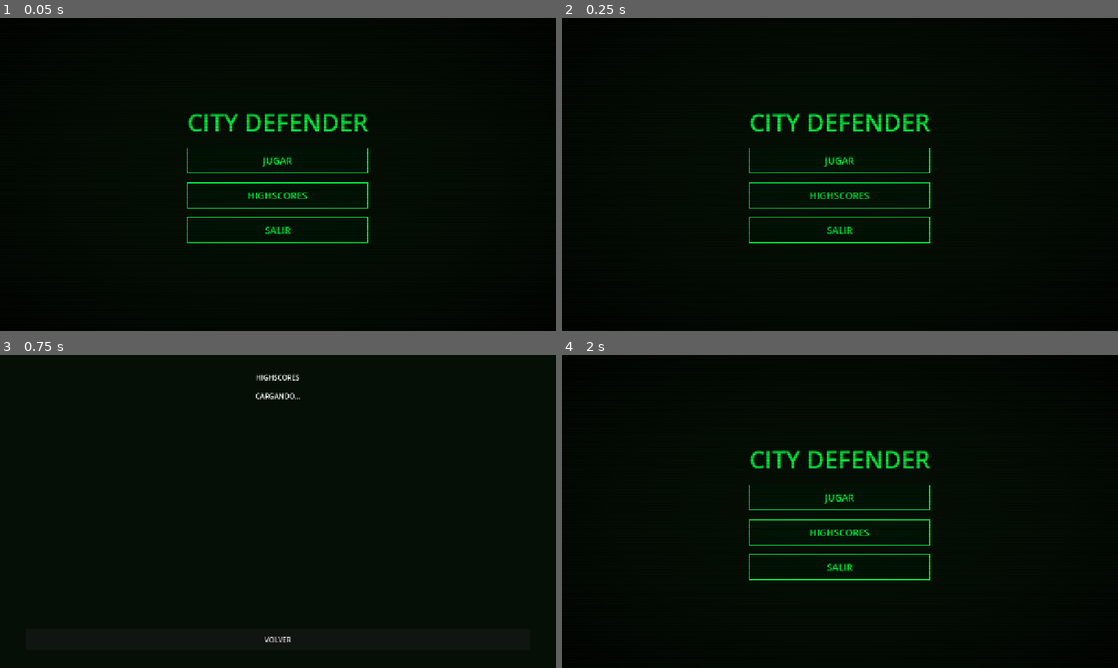
Above: before the commit, frames 1-4 (two rows, left to right).
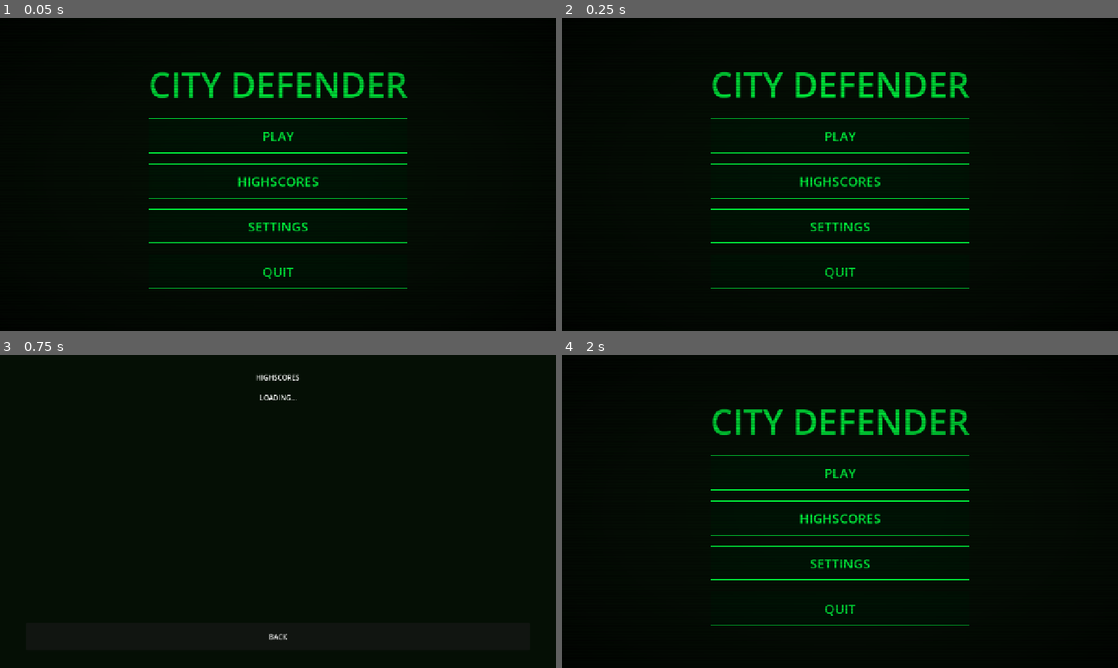
Above: after the commit, the same moments.

Repository: vpedrosa/programacion-dispositivos-moviles
Game: Godot game, scene res://scenes/screens/main_menu/main_menu.tscn
The game is run twice, just before and just after one commit, with the same random seed, the same clock (stepped at 60 frames per second) and the same inputs.
Inputs:
- Up to frame 1 (0.05 s): no input
- Up to frame 2 (0.25 s): no input
- Up to frame 3 (0.75 s): click "HIGHSCORES" at 0.5 s
- Up to frame 4 (2 s): click "VOLVER" (after the commit: "BACK") at 1.25 s

The runs differ from the first frame. In frame 1, 4.7% of the frame differs, in the area x 26-74%, y 17-87%; in frame 2, 4.7%; in frame 3, 0.2%; in frame 4, 4.8%.
Error in both runs: Invalid assignment of property or key 'visible' with value of type 'bool' on a base object of type 'null instance'. (res://scenes/screens/highscores/highscores…

Commit message:
feat #183 #184 #185: i18n ES/EN, pantalla de ajustes y UI más grande
- SettingsManager autoload: traducciones ES/EN registradas en código, detección automática
  del idioma del sistema, persistencia en user://settings.cfg, toggle de sonido (mute Master)
- Pantalla de Ajustes: selector de idioma (ESPAÑOL/ENGLISH), sonido ON/OFF con highlight
  del estado actual, botón volver; accesible desde el menú principal
- Localización completa: menú, HUD, Game Over, Highscores, Tienda y power-ups usan tr()
  y claves de traducción en las escenas para auto-translate al cambiar idioma
- UI más grande: Labels 24→32 px, Buttons 22→30 px (FalloutStyle), título menú 80 px,
  botones del menú 80 px de alto, barras de ciudad 36 px de alto, top-bar HUD 72 px

Diff:
--- a/city-defender/game/city-defender/autoloads/fallout_style.gd
+++ b/city-defender/game/city-defender/autoloads/fallout_style.gd
@@ -40,7 +40,7 @@
 
 func _style_label(label: Label) -> void:
 	label.add_theme_color_override("font_color", PHOSPHOR)
-	label.add_theme_font_size_override("font_size", 24)
+	label.add_theme_font_size_override("font_size", 32)
 	label.uppercase = true
 	if _font:
 		label.add_theme_font_override("font", _font)
@@ -50,7 +50,7 @@
 	btn.add_theme_color_override("font_color", PHOSPHOR)
 	btn.add_theme_color_override("font_hover_color", PHOSPHOR_BRIGHT)
 	btn.add_theme_color_override("font_pressed_color", PHOSPHOR_DIM)
-	btn.add_theme_font_size_override("font_size", 22)
+	btn.add_theme_font_size_override("font_size", 30)
 	if _font:
 		btn.add_theme_font_override("font", _font)
 
--- /dev/null
+++ b/city-defender/game/city-defender/autoloads/settings_manager.gd
@@ -0,0 +1,183 @@
+## SettingsManager — autoload que gestiona idioma y sonido.
+## Se carga antes que cualquier escena para que las traducciones estén disponibles.
+extends Node
+
+const CONFIG_PATH := "user://settings.cfg"
+const SUPPORTED_LOCALES: Array[String] = ["es", "en"]
+
+var _language: String = "es"
+var _sound_enabled: bool = true
+
+
+func _ready() -> void:
+	_register_translations()
+	_load()
+	_apply_language()
+	_apply_sound()
+
+
+# ── API pública ────────────────────────────────────────────────────────────────
+
+func set_language(locale: String) -> void:
+	if locale in SUPPORTED_LOCALES:
+		_language = locale
+		_apply_language()
+		_save()
+
+
+func set_sound(enabled: bool) -> void:
+	_sound_enabled = enabled
+	_apply_sound()
+	_save()
+
+
+func get_language() -> String:
+	return _language
+
+
+func is_sound_enabled() -> bool:
+	return _sound_enabled
+
+
+# ── Aplicar ajustes ────────────────────────────────────────────────────────────
+
+func _apply_language() -> void:
+	TranslationServer.set_locale(_language)
+
+
+func _apply_sound() -> void:
+	var idx := AudioServer.get_bus_index("Master")
+	AudioServer.set_bus_mute(idx, not _sound_enabled)
+
+
+# ── Persistencia ───────────────────────────────────────────────────────────────
+
+func _load() -> void:
+	var cfg := ConfigFile.new()
+	if cfg.load(CONFIG_PATH) == OK:
+		_language = cfg.get_value("settings", "language", _detect_language())
+		_sound_enabled = cfg.get_value("settings", "sound", true)
+	else:
+		_language = _detect_language()
+
+
+func _save() -> void:
+	var cfg := ConfigFile.new()
+	cfg.set_value("settings", "language", _language)
+	cfg.set_value("settings", "sound", _sound_enabled)
+	cfg.save(CONFIG_PATH)
+
+
+func _detect_language() -> String:
+	var locale := OS.get_locale_language()
+	return locale if locale in SUPPORTED_LOCALES else "en"
+
+
+# ── Traducciones ───────────────────────────────────────────────────────────────
+
+func _register_translations() -> void:
+	TranslationServer.add_translation(_make_translation("es", {
+		# Menú principal
+		"MENU_PLAY":        "JUGAR",
+		"MENU_HIGHSCORES":  "PUNTUACIONES",
+		"MENU_QUIT":        "SALIR",
+		"MENU_SETTINGS":    "AJUSTES",
+		# HUD
+		"HUD_SCORE":        "PUNTOS: ",
+		"HUD_SHOP":         "TIENDA",
+		"HUD_EMP":          "EMP",
+		# Game Over
+		"GO_TITLE":         "GAME OVER",
+		"GO_TOPTEN":        "TOP 10 - ESCRIBE TU NOMBRE",
+		"GO_SUBMIT":        "ENVIAR",
+		"GO_RETRY":         "REINTENTAR",
+		"GO_MENU":          "MENU",
+		# Highscores
+		"HS_TITLE":         "PUNTUACIONES",
+		"HS_LOADING":       "CARGANDO...",
+		"HS_EMPTY":         "SIN PUNTUACIONES REGISTRADAS",
+		"HS_BACK":          "VOLVER",
+		# Tienda
+		"SHOP_TITLE":       "TIENDA",
+		"SHOP_CLOSE":       "CERRAR",
+		"SHOP_BUY":         "COMPRAR",
+		# Ajustes
+		"SETTINGS_TITLE":      "AJUSTES",
+		"SETTINGS_LANGUAGE":   "IDIOMA",
+		"SETTINGS_SOUND":      "SONIDO",
+		"SETTINGS_SOUND_ON":   "ACTIVADO",
+		"SETTINGS_SOUND_OFF":  "DESACTIVADO",
+		"SETTINGS_BACK":       "VOLVER",
+		# Power-ups
+		"PU_REPAIR_NAME":    "Reparar ciudad",
+		"PU_REPAIR_DESC":    "Restaura vida a una ciudad danada",
+		"PU_REBUILD_NAME":   "Reconstruir ciudad",
+		"PU_REBUILD_DESC":   "Revive ciudad destruida con HP minimo",
+		"PU_SHIELD_NAME":    "Escudo temporal",
+		"PU_SHIELD_DESC":    "Escudo en todas las ciudades (1 impacto)",
+		"PU_RADIUS_NAME":    "Radio explosion+",
+		"PU_RADIUS_DESC":    "Aumenta el radio de explosion permanentemente",
+		"PU_DOUBLE_NAME":    "Disparo doble",
+		"PU_DOUBLE_DESC":    "2 misiles por toque durante 15s",
+		"PU_EMP_NAME":       "Bomba EMP",
+		"PU_EMP_DESC":       "Destruye todos los misiles en pantalla",
+		"PU_COOLDOWN_NAME":  "Cadencia+",
+		"PU_COOLDOWN_DESC":  "Reduce el cooldown de disparo permanentemente",
+	}))
+
+	TranslationServer.add_translation(_make_translation("en", {
+		# Main menu
+		"MENU_PLAY":        "PLAY",
+		"MENU_HIGHSCORES":  "HIGHSCORES",
+		"MENU_QUIT":        "QUIT",
+		"MENU_SETTINGS":    "SETTINGS",
+		# HUD
+		"HUD_SCORE":        "SCORE: ",
+		"HUD_SHOP":         "SHOP",
+		"HUD_EMP":          "EMP",
+		# Game Over
+		"GO_TITLE":         "GAME OVER",
+		"GO_TOPTEN":        "TOP 10 - ENTER YOUR NAME",
+		"GO_SUBMIT":        "SUBMIT",
+		"GO_RETRY":         "RETRY",
+		"GO_MENU":          "MENU",
+		# Highscores
+		"HS_TITLE":         "HIGHSCORES",
+		"HS_LOADING":       "LOADING...",
+		"HS_EMPTY":         "NO SCORES REGISTERED",
+		"HS_BACK":          "BACK",
+		# Shop
+		"SHOP_TITLE":       "SHOP",
+		"SHOP_CLOSE":       "CLOSE",
+		"SHOP_BUY":         "BUY",
+		# Settings
+		"SETTINGS_TITLE":      "SETTINGS",
+		"SETTINGS_LANGUAGE":   "LANGUAGE",
+		"SETTINGS_SOUND":      "SOUND",
+		"SETTINGS_SOUND_ON":   "ON",
+		"SETTINGS_SOUND_OFF":  "OFF",
+		"SETTINGS_BACK":       "BACK",
+		# Power-ups
+		"PU_REPAIR_NAME":    "Repair city",
+		"PU_REPAIR_DESC":    "Restores health to a damaged city",
+		"PU_REBUILD_NAME":   "Rebuild city",
+		"PU_REBUILD_DESC":   "Revives destroyed city with minimum HP",
+		"PU_SHIELD_NAME":    "Temporary shield",
+		"PU_SHIELD_DESC":    "Shield on all cities (absorbs 1 hit)",
+		"PU_RADIUS_NAME":    "Explosion radius+",
+		"PU_RADIUS_DESC":    "Permanently increases explosion radius",
+		"PU_DOUBLE_NAME":    "Double shot",
+		"PU_DOUBLE_DESC":    "2 missiles per tap for 15s",
+		"PU_EMP_NAME":       "EMP bomb",
+		"PU_EMP_DESC":       "Destroys all missiles on screen",
+		"PU_COOLDOWN_NAME":  "Rate of fire+",
+		"PU_COOLDOWN_DESC":  "Permanently reduces firing cooldown",
+	}))
+
+
+func _make_translation(locale: String, messages: Dictionary) -> Translation:
+	var t := Translation.new()
+	t.locale = locale
+	for key: String in messages:
+		t.add_message(key, messages[key])
+	return t
--- a/city-defender/game/city-defender/project.godot
+++ b/city-defender/game/city-defender/project.godot
@@ -17,6 +17,7 @@
 
 [autoload]
 
+SettingsManager="*res://autoloads/settings_manager.gd"
 GameState="*res://autoloads/game_state.gd"
 FirebaseManager="*res://autoloads/firebase_manager.gd"
 FalloutStyle="*res://autoloads/fallout_style.gd"
--- a/city-defender/game/city-defender/scenes/screens/game_over/game_over.tscn
+++ b/city-defender/game/city-defender/scenes/screens/game_over/game_over.tscn
@@ -30,12 +30,12 @@
 
 [node name="VBox" type="VBoxContainer" parent="CenterContainer"]
 layout_mode = 2
-theme_override_constants/separation = 24
-custom_minimum_size = Vector2(400, 0)
+custom_minimum_size = Vector2(440, 0)
+theme_override_constants/separation = 28
 
 [node name="TitleLabel" type="Label" parent="CenterContainer/VBox"]
 layout_mode = 2
-text = "GAME OVER"
+text = "GO_TITLE"
 horizontal_alignment = 1
 
 [node name="ScoreLabel" type="Label" parent="CenterContainer/VBox"]
@@ -45,12 +45,12 @@
 
 [node name="NameContainer" type="VBoxContainer" parent="CenterContainer/VBox"]
 layout_mode = 2
-theme_override_constants/separation = 12
+theme_override_constants/separation = 16
 visible = false
 
 [node name="PromptLabel" type="Label" parent="CenterContainer/VBox/NameContainer"]
 layout_mode = 2
-text = "TOP 10 - ESCRIBE TU NOMBRE"
+text = "GO_TOPTEN"
 horizontal_alignment = 1
 
 [node name="NameInput" type="LineEdit" parent="CenterContainer/VBox/NameContainer"]
@@ -60,18 +60,18 @@
 
 [node name="SubmitButton" type="Button" parent="CenterContainer/VBox/NameContainer"]
 layout_mode = 2
-custom_minimum_size = Vector2(0, 50)
-text = "ENVIAR"
+custom_minimum_size = Vector2(0, 64)
+text = "GO_SUBMIT"
 
 [node name="RetryButton" type="Button" parent="CenterContainer/VBox"]
 layout_mode = 2
-custom_minimum_size = Vector2(0, 50)
-text = "REINTENTAR"
+custom_minimum_size = Vector2(0, 64)
+text = "GO_RETRY"
 
 [node name="MenuButton" type="Button" parent="CenterContainer/VBox"]
 layout_mode = 2
-custom_minimum_size = Vector2(0, 50)
-text = "MENU"
+custom_minimum_size = Vector2(0, 64)
+text = "GO_MENU"
 
 [connection signal="pressed" from="CenterContainer/VBox/NameContainer/SubmitButton" to="." method="_on_submit_pressed"]
 [connection signal="pressed" from="CenterContainer/VBox/RetryButton" to="." method="_on_retry_pressed"]
--- a/city-defender/game/city-defender/scenes/screens/highscores/highscores.tscn
+++ b/city-defender/game/city-defender/scenes/screens/highscores/highscores.tscn
@@ -34,21 +34,21 @@
 
 [node name="VBox" type="VBoxContainer" parent="MarginContainer"]
 layout_mode = 2
-theme_override_constants/separation = 20
+theme_override_constants/separation = 24
 
 [node name="TitleLabel" type="Label" parent="MarginContainer/VBox"]
 layout_mode = 2
-text = "HIGHSCORES"
+text = "HS_TITLE"
 horizontal_alignment = 1
 
 [node name="LoadingLabel" type="Label" parent="MarginContainer/VBox"]
 layout_mode = 2
-text = "CARGANDO..."
+text = "HS_LOADING"
 horizontal_alignment = 1
 
 [node name="ErrorLabel" type="Label" parent="MarginContainer/VBox"]
 layout_mode = 2
-text = "SIN PUNTUACIONES REGISTRADAS"
+text = "HS_EMPTY"
 horizontal_alignment = 1
 visible = false
 
@@ -63,7 +63,7 @@
 
 [node name="BackButton" type="Button" parent="MarginContainer/VBox"]
 layout_mode = 2
-custom_minimum_size = Vector2(0, 50)
-text = "VOLVER"
+custom_minimum_size = Vector2(0, 64)
+text = "HS_BACK"
 
 [connection signal="pressed" from="MarginContainer/VBox/BackButton" to="." method="_on_back_pressed"]
--- a/city-defender/game/city-defender/scenes/screens/main_menu/main_menu.gd
+++ b/city-defender/game/city-defender/scenes/screens/main_menu/main_menu.gd
@@ -2,6 +2,7 @@
 
 @onready var _play_btn: Button = $CenterContainer/VBox/PlayButton
 @onready var _scores_btn: Button = $CenterContainer/VBox/HighscoresButton
+@onready var _settings_btn: Button = $CenterContainer/VBox/SettingsButton
 @onready var _quit_btn: Button = $CenterContainer/VBox/QuitButton
 @onready var _title: Label = $CenterContainer/VBox/Title
 
@@ -9,9 +10,10 @@
 func _ready() -> void:
 	_play_btn.pressed.connect(_on_play_pressed)
 	_scores_btn.pressed.connect(_on_highscores_pressed)
+	_settings_btn.pressed.connect(_on_settings_pressed)
 	_quit_btn.pressed.connect(_on_quit_pressed)
 	FalloutStyle.apply(self)
-	_title.add_theme_font_size_override("font_size", 56)
+	_title.add_theme_font_size_override("font_size", 80)
 	AudioManager.play_music("main-theme")
 
 
@@ -23,5 +25,9 @@
 	get_tree().change_scene_to_file("res://scenes/screens/highscores/highscores.tscn")
 
 
+func _on_settings_pressed() -> void:
+	get_tree().change_scene_to_file("res://scenes/screens/settings/settings.tscn")
+
+
 func _on_quit_pressed() -> void:
 	get_tree().quit()
--- a/city-defender/game/city-defender/scenes/screens/main_menu/main_menu.tscn
+++ b/city-defender/game/city-defender/scenes/screens/main_menu/main_menu.tscn
@@ -2,7 +2,7 @@
 
 [ext_resource type="Script" uid="uid://me1ed443sj8m" path="res://scenes/screens/main_menu/main_menu.gd" id="1_main_menu"]
 
-[node name="root" type="Control" unique_id=1933571886]
+[node name="root" type="Control"]
 layout_mode = 3
 anchors_preset = 15
 anchor_right = 1.0
@@ -11,7 +11,7 @@
 grow_vertical = 2
 script = ExtResource("1_main_menu")
 
-[node name="Background" type="ColorRect" parent="." unique_id=2002975814]
+[node name="Background" type="ColorRect" parent="."]
 layout_mode = 1
 anchors_preset = 15
 anchor_right = 1.0
@@ -20,7 +20,7 @@
 grow_vertical = 2
 color = Color(0.02, 0.06, 0.02, 1)
 
-[node name="CenterContainer" type="CenterContainer" parent="." unique_id=700629408]
+[node name="CenterContainer" type="CenterContainer" parent="."]
 layout_mode = 1
 anchors_preset = 15
 anchor_right = 1.0
@@ -28,26 +28,32 @@
 grow_horizontal = 2
 grow_vertical = 2
 
-[node name="VBox" type="VBoxContainer" parent="CenterContainer" unique_id=236449819]
+[node name="VBox" type="VBoxContainer" parent="CenterContainer"]
 layout_mode = 2
-theme_override_constants/separation = 20
+custom_minimum_size = Vector2(320, 0)
+theme_override_constants/separation = 24
 
-[node name="Title" type="Label" parent="CenterContainer/VBox" unique_id=77990527]
+[node name="Title" type="Label" parent="CenterContainer/VBox"]
 layout_mode = 2
 text = "CITY DEFENDER"
 horizontal_alignment = 1
 
-[node name="PlayButton" type="Button" parent="CenterContainer/VBox" unique_id=1109315501]
-custom_minimum_size = Vector2(200, 60)
+[node name="PlayButton" type="Button" parent="CenterContainer/VBox"]
+custom_minimum_size = Vector2(0, 80)
 layout_mode = 2
-text = "JUGAR"
+text = "MENU_PLAY"
 
-[node name="HighscoresButton" type="Button" parent="CenterContainer/VBox" unique_id=1740833389]
-custom_minimum_size = Vector2(200, 60)
+[node name="HighscoresButton" type="Button" parent="CenterContainer/VBox"]
+custom_minimum_size = Vector2(0, 80)
 layout_mode = 2
-text = "HIGHSCORES"
+text = "MENU_HIGHSCORES"
 
-[node name="QuitButton" type="Button" parent="CenterContainer/VBox" unique_id=983950954]
-custom_minimum_size = Vector2(200, 60)
+[node name="SettingsButton" type="Button" parent="CenterContainer/VBox"]
+custom_minimum_size = Vector2(0, 80)
 layout_mode = 2
-text = "SALIR"
+text = "MENU_SETTINGS"
+
+[node name="QuitButton" type="Button" parent="CenterContainer/VBox"]
+custom_minimum_size = Vector2(0, 80)
+layout_mode = 2
+text = "MENU_QUIT"
--- /dev/null
+++ b/city-defender/game/city-defender/scenes/screens/settings/settings.gd
@@ -0,0 +1,44 @@
+extends Control
+
+@onready var _es_btn: Button = $CenterContainer/VBox/LangHBox/ESButton
+@onready var _en_btn: Button = $CenterContainer/VBox/LangHBox/ENButton
+@onready var _sound_on_btn: Button = $CenterContainer/VBox/SoundHBox/SoundOnButton
+@onready var _sound_off_btn: Button = $CenterContainer/VBox/SoundHBox/SoundOffButton
+
+
+func _ready() -> void:
+	FalloutStyle.apply(self)
+	_refresh_state()
+
+
+func _refresh_state() -> void:
+	var lang := SettingsManager.get_language()
+	_es_btn.modulate = FalloutStyle.PHOSPHOR_BRIGHT if lang == "es" else FalloutStyle.PHOSPHOR_DIM
+	_en_btn.modulate = FalloutStyle.PHOSPHOR_BRIGHT if lang == "en" else FalloutStyle.PHOSPHOR_DIM
+	var snd := SettingsManager.is_sound_enabled()
+	_sound_on_btn.modulate = FalloutStyle.PHOSPHOR_BRIGHT if snd else FalloutStyle.PHOSPHOR_DIM
+	_sound_off_btn.modulate = FalloutStyle.PHOSPHOR_BRIGHT if not snd else FalloutStyle.PHOSPHOR_DIM
+
+
+func _on_es_pressed() -> void:
+	SettingsManager.set_language("es")
+	_refresh_state()
+
+
+func _on_en_pressed() -> void:
+	SettingsManager.set_language("en")
+	_refresh_state()
+
+
+func _on_sound_on_pressed() -> void:
+	SettingsManager.set_sound(true)
+	_refresh_state()
+
+
+func _on_sound_off_pressed() -> void:
+	SettingsManager.set_sound(false)
+	_refresh_state()
+
+
+func _on_back_pressed() -> void:
+	get_tree().change_scene_to_file("res://scenes/screens/main_menu/main_menu.tscn")
--- /dev/null
+++ b/city-defender/game/city-defender/scenes/screens/settings/settings.tscn
@@ -0,0 +1,101 @@
+[gd_scene load_steps=2 format=3]
+
+[ext_resource type="Script" path="res://scenes/screens/settings/settings.gd" id="1_settings"]
+
+[node name="Settings" type="Control"]
+layout_mode = 3
+anchors_preset = 15
+anchor_right = 1.0
+anchor_bottom = 1.0
+grow_horizontal = 2
+grow_vertical = 2
+script = ExtResource("1_settings")
+
+[node name="Background" type="ColorRect" parent="."]
+layout_mode = 1
+anchors_preset = 15
+anchor_right = 1.0
+anchor_bottom = 1.0
+grow_horizontal = 2
+grow_vertical = 2
+color = Color(0.02, 0.06, 0.02, 1)
+
+[node name="CenterContainer" type="CenterContainer" parent="."]
+layout_mode = 1
+anchors_preset = 15
+anchor_right = 1.0
+anchor_bottom = 1.0
+grow_horizontal = 2
+grow_vertical = 2
+
+[node name="VBox" type="VBoxContainer" parent="CenterContainer"]
+layout_mode = 2
+custom_minimum_size = Vector2(480, 0)
+theme_override_constants/separation = 28
+
+[node name="TitleLabel" type="Label" parent="CenterContainer/VBox"]
+layout_mode = 2
+text = "SETTINGS_TITLE"
+horizontal_alignment = 1
+
+[node name="HSep1" type="HSeparator" parent="CenterContainer/VBox"]
+layout_mode = 2
+
+[node name="LanguageLabel" type="Label" parent="CenterContainer/VBox"]
+layout_mode = 2
+text = "SETTINGS_LANGUAGE"
+horizontal_alignment = 1
+
+[node name="LangHBox" type="HBoxContainer" parent="CenterContainer/VBox"]
+layout_mode = 2
+theme_override_constants/separation = 16
+
+[node name="ESButton" type="Button" parent="CenterContainer/VBox/LangHBox"]
+layout_mode = 2
+size_flags_horizontal = 3
+custom_minimum_size = Vector2(0, 64)
+text = "ESPAÑOL"
+
+[node name="ENButton" type="Button" parent="CenterContainer/VBox/LangHBox"]
+layout_mode = 2
+size_flags_horizontal = 3
+custom_minimum_size = Vector2(0, 64)
+text = "ENGLISH"
+
+[node name="HSep2" type="HSeparator" parent="CenterContainer/VBox"]
+layout_mode = 2
+
+[node name="SoundLabel" type="Label" parent="CenterContainer/VBox"]
+layout_mode = 2
+text = "SETTINGS_SOUND"
+horizontal_alignment = 1
+
+[node name="SoundHBox" type="HBoxContainer" parent="CenterContainer/VBox"]
+layout_mode = 2
+theme_override_constants/separation = 16
+
+[node name="SoundOnButton" type="Button" parent="CenterContainer/VBox/SoundHBox"]
+layout_mode = 2
+size_flags_horizontal = 3
+custom_minimum_size = Vector2(0, 64)
+text = "SETTINGS_SOUND_ON"
+
+[node name="SoundOffButton" type="Button" parent="CenterContainer/VBox/SoundHBox"]
+layout_mode = 2
+size_flags_horizontal = 3
+custom_minimum_size = Vector2(0, 64)
+text = "SETTINGS_SOUND_OFF"
+
+[node name="HSep3" type="HSeparator" parent="CenterContainer/VBox"]
+layout_mode = 2
+
+[node name="BackButton" type="Button" parent="CenterContainer/VBox"]
+layout_mode = 2
+custom_minimum_size = Vector2(0, 64)
+text = "SETTINGS_BACK"
+
+[connection signal="pressed" from="CenterContainer/VBox/LangHBox/ESButton" to="." method="_on_es_pressed"]
+[connection signal="pressed" from="CenterContainer/VBox/LangHBox/ENButton" to="." method="_on_en_pressed"]
+[connection signal="pressed" from="CenterContainer/VBox/SoundHBox/SoundOnButton" to="." method="_on_sound_on_pressed"]
+[connection signal="pressed" from="CenterContainer/VBox/SoundHBox/SoundOffButton" to="." method="_on_sound_off_pressed"]
+[connection signal="pressed" from="CenterContainer/VBox/BackButton" to="." method="_on_back_pressed"]
--- a/city-defender/game/city-defender/scenes/ui/hud/hud.gd
+++ b/city-defender/game/city-defender/scenes/ui/hud/hud.gd
@@ -22,7 +22,7 @@
 
 
 func _on_score_changed(new_score: int) -> void:
-	score_label.text = "PUNTOS: " + str(new_score)
+	score_label.text = tr("HUD_SCORE") + str(new_score)
 
 
 func _on_money_changed(new_money: int) -> void:
--- a/city-defender/game/city-defender/scenes/ui/hud/hud.tscn
+++ b/city-defender/game/city-defender/scenes/ui/hud/hud.tscn
@@ -10,15 +10,15 @@
 [node name="MarginContainer" type="MarginContainer" parent="."]
 layout_mode = 3
 anchor_right = 1.0
-offset_bottom = 52
-theme_override_constants/margin_left = 8
-theme_override_constants/margin_top = 6
-theme_override_constants/margin_right = 8
-theme_override_constants/margin_bottom = 6
+offset_bottom = 72
+theme_override_constants/margin_left = 10
+theme_override_constants/margin_top = 8
+theme_override_constants/margin_right = 10
+theme_override_constants/margin_bottom = 8
 
 [node name="HBox" type="HBoxContainer" parent="MarginContainer"]
 layout_mode = 2
-theme_override_constants/separation = 12
+theme_override_constants/separation = 16
 
 [node name="ScoreLabel" type="Label" parent="MarginContainer/HBox"]
 layout_mode = 2
@@ -27,7 +27,7 @@
 
 [node name="CooldownBar" type="ProgressBar" parent="MarginContainer/HBox"]
 layout_mode = 2
-custom_minimum_size = Vector2(100, 20)
+custom_minimum_size = Vector2(120, 24)
 size_flags_vertical = 4
 max_value = 100.0
 value = 100.0
@@ -40,23 +40,24 @@
 [node name="EMPButton" type="Button" parent="MarginContainer/HBox"]
 layout_mode = 2
 visible = false
-text = "EMP"
+text = "HUD_EMP"
 
 [node name="ShopButton" type="Button" parent="MarginContainer/HBox"]
 layout_mode = 2
-text = "TIENDA"
+text = "HUD_SHOP"
 
 [node name="CityBarsContainer" type="HBoxContainer" parent="."]
 layout_mode = 3
 anchor_top = 1.0
 anchor_right = 1.0
 anchor_bottom = 1.0
-offset_top = -22
+offset_top = -40
 theme_override_constants/separation = 4
 
 [node name="CityBar0" type="ProgressBar" parent="CityBarsContainer"]
 layout_mode = 2
 size_flags_horizontal = 3
+custom_minimum_size = Vector2(0, 36)
 max_value = 100.0
 value = 100.0
 show_percentage = false
@@ -64,6 +65,7 @@
 [node name="CityBar1" type="ProgressBar" parent="CityBarsContainer"]
 layout_mode = 2
 size_flags_horizontal = 3
+custom_minimum_size = Vector2(0, 36)
 max_value = 100.0
 value = 100.0
 show_percentage = false
@@ -71,6 +73,7 @@
 [node name="CityBar2" type="ProgressBar" parent="CityBarsContainer"]
 layout_mode = 2
 size_flags_horizontal = 3
+custom_minimum_size = Vector2(0, 36)
 max_value = 100.0
 value = 100.0
 show_percentage = false
@@ -78,6 +81,7 @@
 [node name="CityBar3" type="ProgressBar" parent="CityBarsContainer"]
 layout_mode = 2
 size_flags_horizontal = 3
+custom_minimum_size = Vector2(0, 36)
 max_value = 100.0
 value = 100.0
 show_percentage = false
--- a/city-defender/game/city-defender/scenes/ui/shop/shop.gd
+++ b/city-defender/game/city-defender/scenes/ui/shop/shop.gd
@@ -4,13 +4,13 @@
 signal powerup_purchased(powerup_id: String)
 
 const POWERUPS: Dictionary = {
-	"repair_city":   {"name": "Reparar ciudad",      "cost": 200, "desc": "Restaura vida a una ciudad danada"},
-	"rebuild_city":  {"name": "Reconstruir ciudad",  "cost": 500, "desc": "Revive una ciudad destruida con HP minimo"},
-	"shield":        {"name": "Escudo temporal",     "cost": 300, "desc": "Escudo en todas las ciudades (absorbe 1 impacto)"},
-	"radius_plus":   {"name": "Radio explosion+",   "cost": 250, "desc": "Aumenta permanentemente el radio de explosion"},
-	"double_shot":   {"name": "Disparo doble",       "cost": 350, "desc": "2 misiles por toque durante 15s"},
-	"emp":           {"name": "Bomba EMP",           "cost": 600, "desc": "Destruye todos los misiles en pantalla"},
-	"cooldown_plus": {"name": "Cadencia+",           "cost": 250, "desc": "Reduce permanentemente el cooldown de disparo"},
+	"repair_city":   {"name": "PU_REPAIR_NAME",   "cost": 200, "desc": "PU_REPAIR_DESC"},
+	"rebuild_city":  {"name": "PU_REBUILD_NAME",  "cost": 500, "desc": "PU_REBUILD_DESC"},
+	"shield":        {"name": "PU_SHIELD_NAME",   "cost": 300, "desc": "PU_SHIELD_DESC"},
+	"radius_plus":   {"name": "PU_RADIUS_NAME",   "cost": 250, "desc": "PU_RADIUS_DESC"},
+	"double_shot":   {"name": "PU_DOUBLE_NAME",   "cost": 350, "desc": "PU_DOUBLE_DESC"},
+	"emp":           {"name": "PU_EMP_NAME",       "cost": 600, "desc": "PU_EMP_DESC"},
+	"cooldown_plus": {"name": "PU_COOLDOWN_NAME", "cost": 250, "desc": "PU_COOLDOWN_DESC"},
 }
 
 @onready var money_label: Label = $Panel/VBox/MoneyLabel
@@ -37,10 +37,10 @@
 		info_box.size_flags_horizontal = Control.SIZE_EXPAND_FILL
 
 		var name_label := Label.new()
-		name_label.text = data["name"]
+		name_label.text = tr(data["name"])
 
 		var desc_label := Label.new()
-		desc_label.text = data["desc"]
+		desc_label.text = tr(data["desc"])
 
 		var right_box := VBoxContainer.new()
 		right_box.custom_minimum_size = Vector2(120, 0)
@@ -50,7 +50,7 @@
 		price_label.horizontal_alignment = HORIZONTAL_ALIGNMENT_CENTER
 
 		var buy_btn := Button.new()
-		buy_btn.text = "COMPRAR"
+		buy_btn.text = tr("SHOP_BUY")
 		buy_btn.pressed.connect(_on_buy_pressed.bind(powerup_id))
 		_buy_buttons[powerup_id] = buy_btn
 
--- a/city-defender/game/city-defender/scenes/ui/shop/shop.tscn
+++ b/city-defender/game/city-defender/scenes/ui/shop/shop.tscn
@@ -28,7 +28,7 @@
 
 [node name="TitleLabel" type="Label" parent="Panel/VBox"]
 layout_mode = 2
-text = "TIENDA"
+text = "SHOP_TITLE"
 horizontal_alignment = 1
 
 [node name="MoneyLabel" type="Label" parent="Panel/VBox"]
@@ -43,7 +43,7 @@
 
 [node name="CloseButton" type="Button" parent="Panel/VBox"]
 layout_mode = 2
-custom_minimum_size = Vector2(0, 48)
-text = "CERRAR"
+custom_minimum_size = Vector2(0, 60)
+text = "SHOP_CLOSE"
 
 [connection signal="pressed" from="Panel/VBox/CloseButton" to="." method="_on_close_button_pressed"]
Not shown, added: city-defender/game/city-defender/scenes/screens/settings/settings.gd.uid
